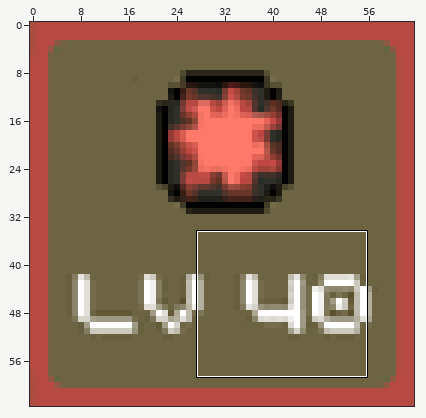
A pixel-art sprite gets an edit: Baldur's Gate: Dark Alliance (GBA)/badges/experience_4_expert.png. Above: a wide view before the commit, with the close-up outlined.
Close-up. Before:
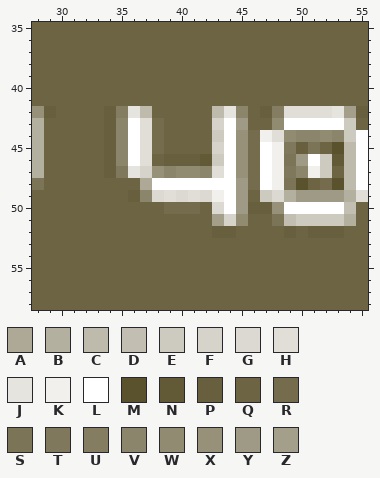
The file is 64x64 pixels. Colours within 5 levels of each other are drawn and written as one. Shown: x 28..55, y 35..58.
Palette (. is transparent): A #aea997  B #b3b09f  C #bebbac  D #c2bfb2  E #cdcbc0  F #d5d3ca  G #dbd9d1  H #e0ded7  J #e6e4df  K #f1f0ed  L #ffffff  M #5a512d  N #625a36  P #675f3d  Q #6c6443  R #746c4d  S #7b7456  T #7f785c  U #847d62  V #8b856b  W #918b72  X #97917a  Y #9f9a85  Z #a49f8b
Pixels before, first column x 28:
35 QQQQQQQQQQQQQQQQQQQQQQQQQQQQ
36 QQQQQQQQQQQQQQQQQQQQQQQQQQQQ
37 QQQQQQQQQQQQQQQQQQQQQQQQQQQQ
38 QQQQQQQQQQQQQQQQQQQQQQQQQQQQ
39 QQQQQQQQQQQQQQQQQQQQQQQQQQQQ
40 QQQQQQQQQQQQQQQQQQQQQQQQQQQQ
41 QQQQQQQQQQQQQQQQQQQQQQQQQQQQ
42 XPQQQQPUJCQQQQQCJVQPUHHHHJZP
43 BQQQQQPVLHRQQQQFLYQQWLLLLLEQ
44 BQQQQQPVLHRQQQQELXRKHWVVWVEL
45 BQQQQQPVLHRQQQQFLXRLKTPSQMCL
46 BQQQQQPVLHQPPPNELXRLKSYLENCL
47 BQQQQQPTJFXVWWVHLXRLKTVKEQCL
48 SQQQQQQQQALLLLLLLYRLKSMQRMCL
49 QQQQQQQQPVGHGHGKLYQEGBYYYYBH
50 QQQQQQQQQQQRRRQGLYPPXLLLLLDQ
51 QQQQQQQQQQQQQQQZFWQQSDEEEEBQ
52 QQQQQQQQQQQQQQQPPQQQQPQPPPQQ
53 QQQQQQQQQQQQQQQQQQQQQQQQQQQQ
54 QQQQQQQQQQQQQQQQQQQQQQQQQQQQ
55 QQQQQQQQQQQQQQQQQQQQQQQQQQQQ
56 QQQQQQQQQQQQQQQQQQQQQQQQQQQQ
57 QQQQQQQQQQQQQQQQQQQQQQQQQQQQ
58 QQQQQQQQQQQQQQQQQQQQQQQQQQQQ
The result:
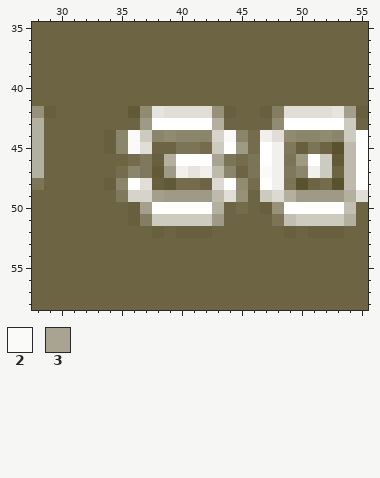
Colours new in this view: 2 #fafaf8  3 #a9a491
Change:
Changed rows in their new state; - is an unchanged pixel.
first column x 34:
42 QQNWJHHHHXPQ--
43 QQQYLLLLLBQQ--
44 --2EVWVVVF2V--
45 --2-Q-SSRE-Y--
46 QQRTPBLLL3SRS-
47 QRVTNYKJKCVQS2
48 PVLHPNRRQG-W--
49 -TFFZYYYYCHX--
50 --PZLLLLLBQRQ-
51 --PUEEEEEYQQ--
52 ----P-PPPQQ---
